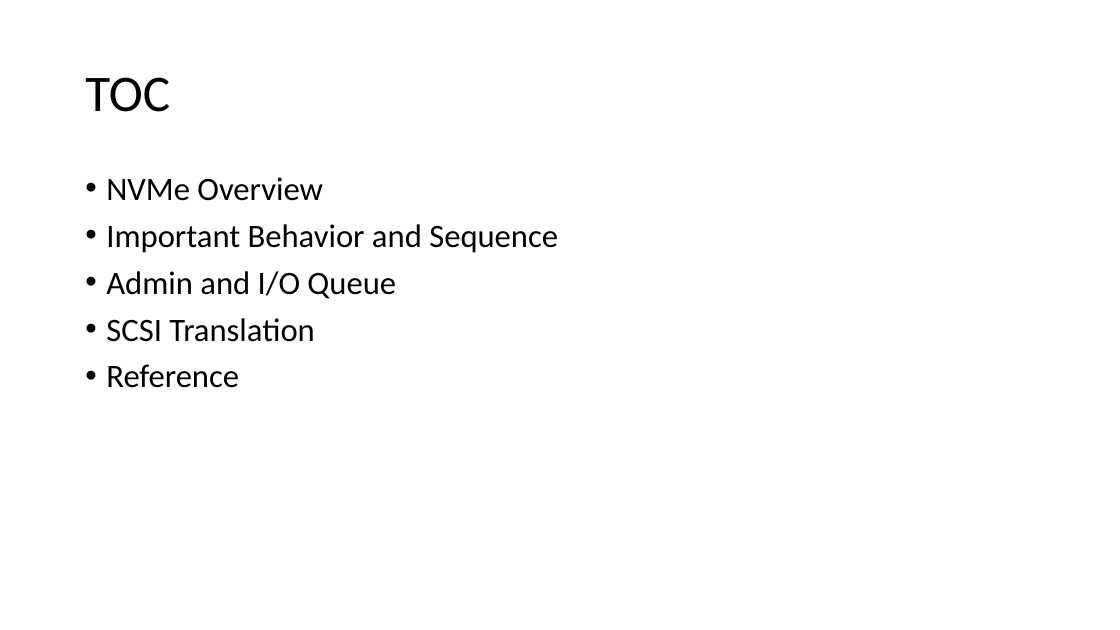
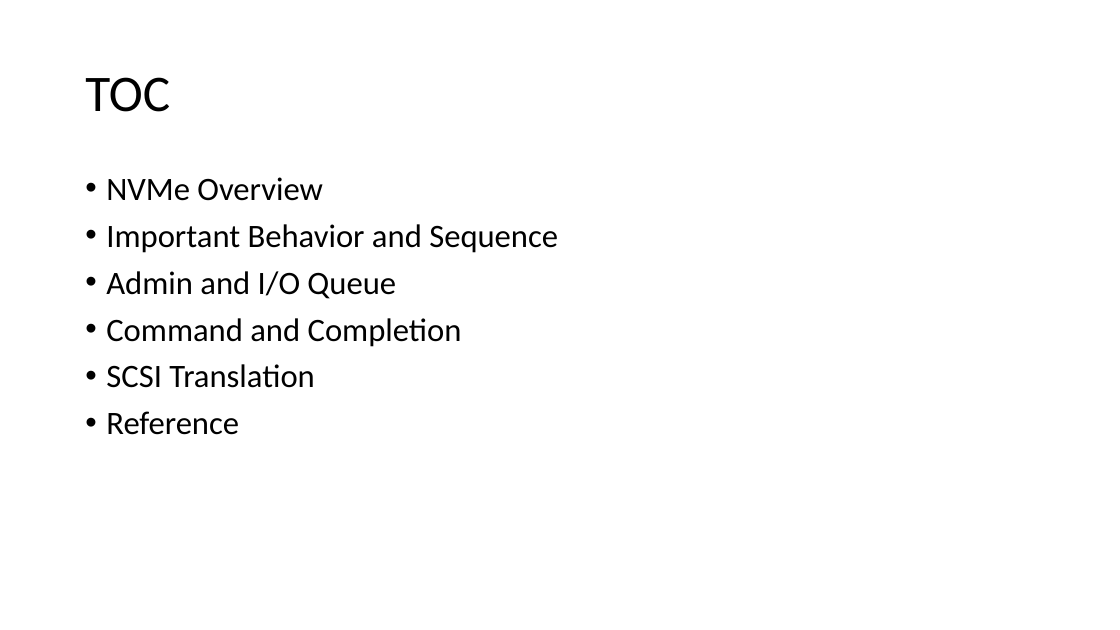
Before and after one commit to smokingpc/glendronach, a slide deck: slide 2 of doc/SPCNVMe_Introduction_and_Design.pptx. Drawn at 1120x630 pixels with LibreOffice and Linux fonts; fonts in the diff are those of the drawing. Boxes give left, top, right and bottom in pixels: in the first picture for what was removed or moved away, otherwise in the second. Text is boxed around its words. In the diff, an @@ line names an element or a change of style, - is before the commit and + after.

```diff
--- a/doc/SPCNVMe_Introduction_and_Design.pptx
+++ b/doc/SPCNVMe_Introduction_and_Design.pptx
@@ text at bbox=[106, 318, 462, 347]: paragraph added @@
+• Command and Completion
```
Also in this commit, not shown: 3 other slides changed, 18 slides added, 1 slide removed, 1 other file.
